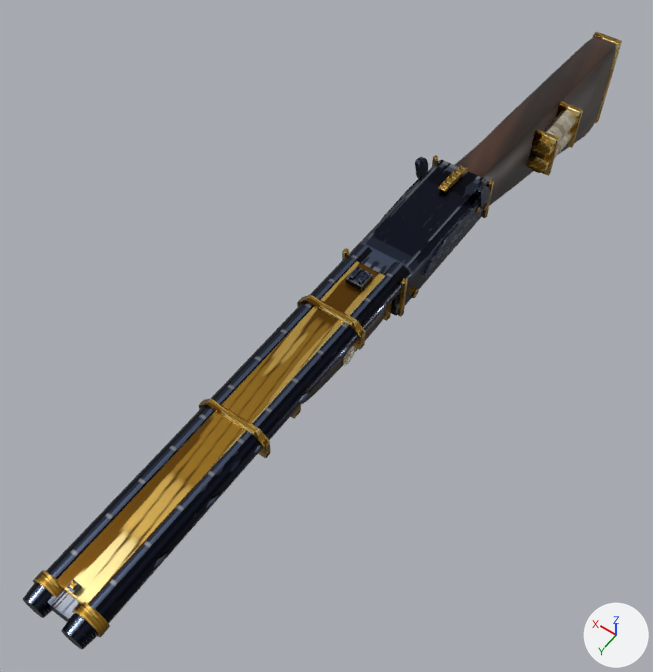
One commit to the glTF model assets/models/gun/shotgun_double_base.glb: the scene before it, then after it.
The view is the same before and after, from a camera (50 mm lens) standing at (-0.256, 0.538, 0.601) and looking at (0.034, 0.132, -0.038). The lights are fixed; the arrows at lower right show +X, +Y and +Z. The older version comes first. Where no turn or scale is listed for an object, it has been applied to the vertices. Vertices at exactly the same position are counted once.

Before the edit, the objects in view are built like this:
```python
me_barrels = bpy.data.meshes.new('barrels')
me_barrels.from_pydata(...)  # 288 vertices, 576 faces; spans x -0.03..0.03, y 0.1..0.47, z 0.039..0.069
me_barrels.materials.append(mat_shotgun_double_base)  # picture img_shotgun_double_base_albedo
me_furniture = bpy.data.meshes.new('furniture')
me_furniture.from_pydata(...)  # 512 vertices, 972 faces; spans x -0.039..0.023, y -0.359..0.252, z -0.096..0.054
# faces by material slot: [316, 656]
me_furniture.materials.append(mat_shotgun_double_base)  # picture img_shotgun_double_base_albedo
me_furniture.materials.append(mat_shotgun_double_base_wood)  # picture img_shotgun_double_base_albedo
me_hammers = bpy.data.meshes.new('hammers')
me_hammers.from_pydata(...)  # 112 vertices, 208 faces; spans x -0.0341..0.0341, y -0.0192..0.0008, z 0.0425..0.0742
me_hammers.materials.append(mat_shotgun_double_base)  # picture img_shotgun_double_base_albedo
ob_barrels = bpy.data.objects.new('barrels', me_barrels)
ob_barrels.location = (0.0, 0.0, 0.0)
ob_furniture = bpy.data.objects.new('furniture', me_furniture)
ob_furniture.location = (0.0, 0.0, 0.0)
ob_hammers = bpy.data.objects.new('hammers', me_hammers)
ob_hammers.location = (0.0, 0.0, 0.0)
# also in view: 'magazine' at (-0.027, -0.176, 0.01); 'receiver' at (0.0, 0.044, 0.021)
```
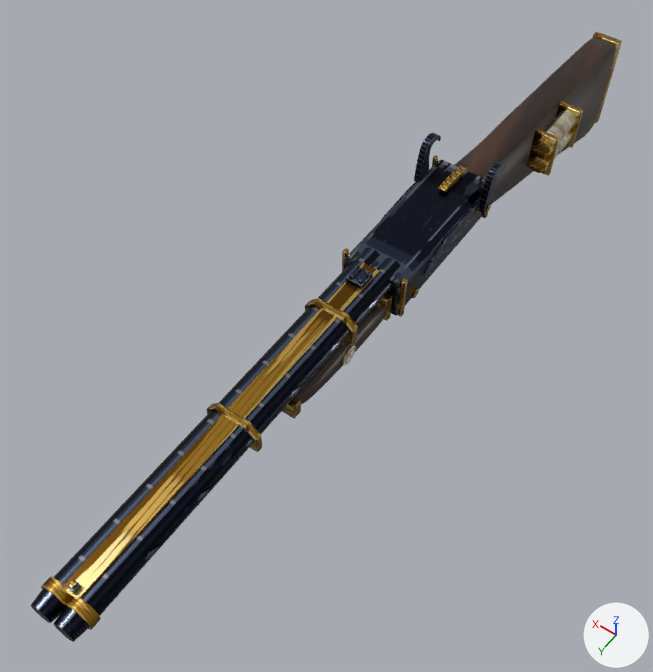
The edits, one by one:
me_barrels is used by ob_barrels; location (0.0, 0.0, 0.0).
me_barrels had 288 vertices, 576 faces and spanned x -0.03..0.03, y 0.1..0.47, z 0.039..0.069.
me_barrels now has 272 vertices, 548 faces and spans x -0.023..0.023, y 0.1..0.47, z 0.04..0.07.
me_barrels part 1: the loose piece of 56 vertices spanning x -0.027..-0.007, y 0.1..0.47, z 0.042..0.062 is moved by (0.007, 0.0, 0.001).
me_barrels part 2: the loose piece of 28 vertices spanning x -0.029..-0.005, y 0.45..0.458, z 0.04..0.064 is moved by (0.007, 0.0, 0.001).
me_barrels part 3: the loose piece of 56 vertices spanning x 0.007..0.027, y 0.1..0.47, z 0.042..0.062 is moved by (-0.007, 0.0, 0.001).
me_barrels part 4: the loose piece of 28 vertices spanning x 0.005..0.029, y 0.45..0.458, z 0.04..0.064 is moved by (-0.007, 0.0, 0.001).
me_barrels part 5: the loose piece of 8 vertices spanning x -0.007..0.007, y 0.127..0.143, z 0.062..0.067 is moved by (0.0, 0.0, 0.001).
me_barrels part 6: the loose piece of 8 vertices spanning x -0.003..0.003, y 0.444..0.451, z 0.062..0.067 is moved by (0.0, 0.0, 0.001).
me_barrels part 7: the loose piece of 8 vertices spanning x -0.002..0.002, y 0.446..0.449, z 0.067..0.069 is moved by (0.0, 0.0, 0.001).
me_barrels part 8: the loose piece of 16 vertices spanning x -0.014..0.014, y 0.118..0.452, z 0.058..0.062 is scaled about its middle by (0.545, 1, 0.781), then moved by (0.0, 0.0, 0.002).
me_barrels part 9: the loose piece of 20 vertices spanning x -0.03..0.03, y 0.17..0.177, z 0.039..0.065 is rebuilt with 20 vertices and now spans x -0.023..0.023, y 0.17..0.177, z 0.04..0.066.
me_barrels part 10: the loose piece of 20 vertices spanning x -0.03..0.03, y 0.29..0.296, z 0.039..0.065 is rebuilt with 20 vertices and now spans x -0.023..0.023, y 0.29..0.296, z 0.04..0.066.
me_barrels part 11: 24 vertices removed from x -0.01..0.01, y 0.118..0.463, z 0.045..0.067; 8 vertices added at x -0.005..0.005, y 0.129..0.141, z 0.07.
me_hammers is used by ob_hammers; location (0.0, 0.0, 0.0).
me_hammers had 112 vertices, 208 faces and spanned x -0.0341..0.0341, y -0.0192..0.0008, z 0.0425..0.0742.
me_hammers now has 176 vertices, 336 faces and spans x -0.0368..0.0368, y -0.0369..-0.006, z 0.0418..0.0852.
me_hammers part 12: a new loose piece of 72 vertices spanning x -0.0358..-0.0297, y -0.0369..-0.006, z 0.043..0.0852, in mat_shotgun_double_base (picture img_shotgun_double_base_albedo).
me_hammers part 13: a new loose piece of 72 vertices spanning x 0.0297..0.0358, y -0.0369..-0.006, z 0.043..0.0852, in mat_shotgun_double_base (picture img_shotgun_double_base_albedo).
me_hammers part 14: 40 vertices removed from x -0.0331..-0.0297, y -0.0192..0.0008, z 0.044..0.0742.
me_hammers part 15: 40 vertices removed from x 0.0297..0.0331, y -0.0192..0.0008, z 0.044..0.0742.
Other edits to the shape of me_hammers do not show in these pictures.

Pixel boxes [x1, y1, x2, y2] of what changed, in the pictures (653 x 672 px; the box of a moved part takes in the faces that stretch with it):
'barrels', reshaped
    before: [23, 244, 411, 650]
    after: [31, 247, 401, 642]
'hammers', reshaped (22% wider, 50% taller)
    before: [415, 157, 490, 210]
    after: [414, 133, 506, 213]
part 1 of me_barrels, moved or reshaped
    before: [61, 262, 411, 650]
    after: [54, 258, 401, 642]
part 2 of me_barrels, moved or reshaped
    before: [72, 602, 110, 637]
    after: [64, 597, 101, 630]
part 3 of me_barrels, moved or reshaped
    before: [23, 244, 372, 618]
    after: [31, 247, 380, 623]
part 4 of me_barrels, moved or reshaped
    before: [33, 570, 62, 598]
    after: [41, 576, 71, 606]
part 5 of me_barrels, moved or reshaped
    before: [346, 267, 373, 291]
    after: [346, 266, 373, 290]
part 6 of me_barrels, moved or reshaped
    before: [66, 579, 82, 595]
    after: [66, 579, 81, 594]
part 7 of me_barrels, moved or reshaped
    before: [69, 581, 77, 589]
    after: [68, 580, 77, 589]
part 8 of me_barrels, moved or reshaped
    before: [57, 261, 385, 604]
    after: [62, 263, 379, 599]
part 9 of me_barrels, rebuilt (22% narrower, 16% shorter)
    before: [297, 295, 365, 350]
    after: [305, 298, 358, 344]
part 10 of me_barrels, rebuilt (22% narrower, 17% shorter)
    before: [199, 399, 271, 458]
    after: [206, 403, 262, 452]
part 11 of me_barrels, built on
    before: [47, 270, 369, 622]
    after: [350, 267, 369, 283]
part 12 of me_hammers, added
    after: [478, 162, 506, 213]
part 13 of me_hammers, added
    after: [414, 133, 441, 182]
part 14 of me_hammers, deleted
    before: [478, 185, 490, 209]
part 15 of me_hammers, deleted
    before: [415, 157, 428, 179]
